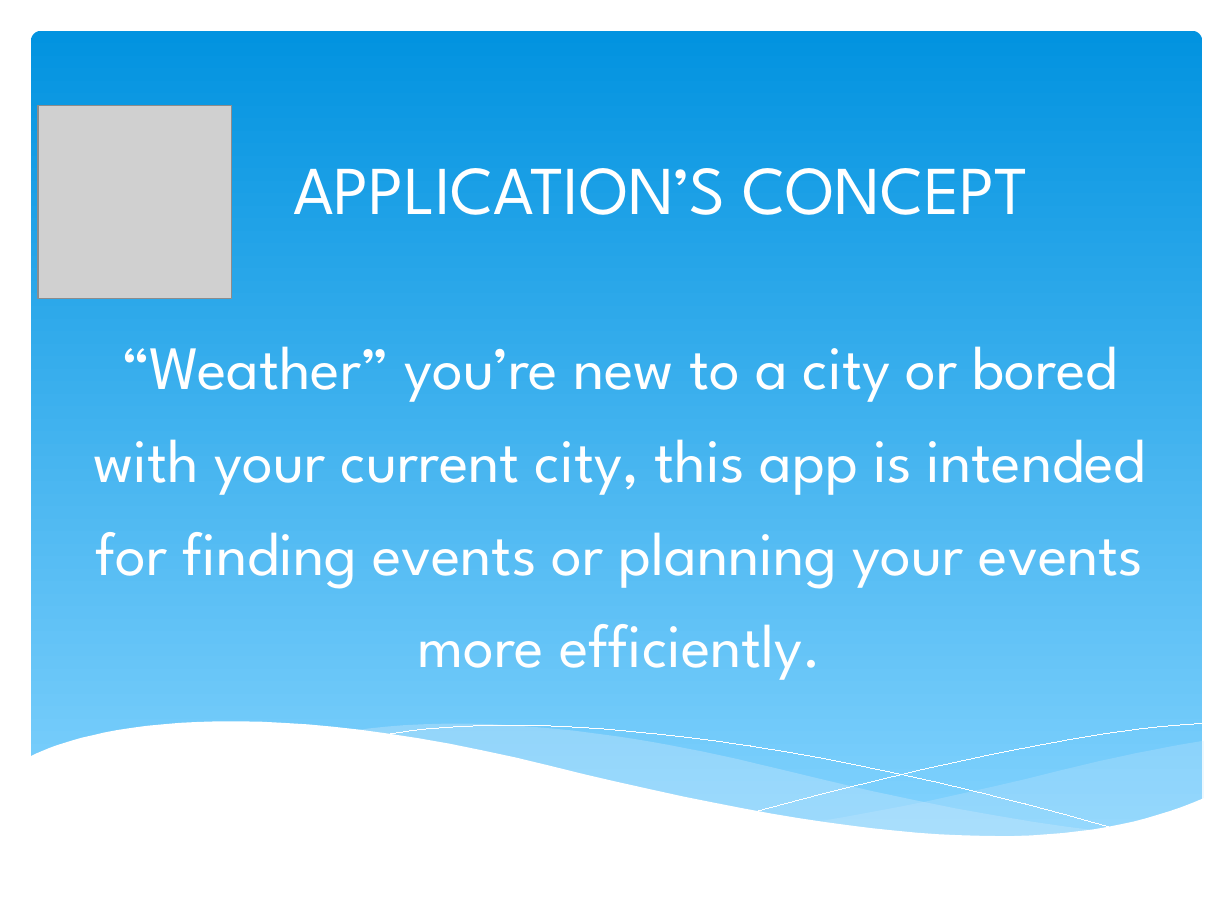
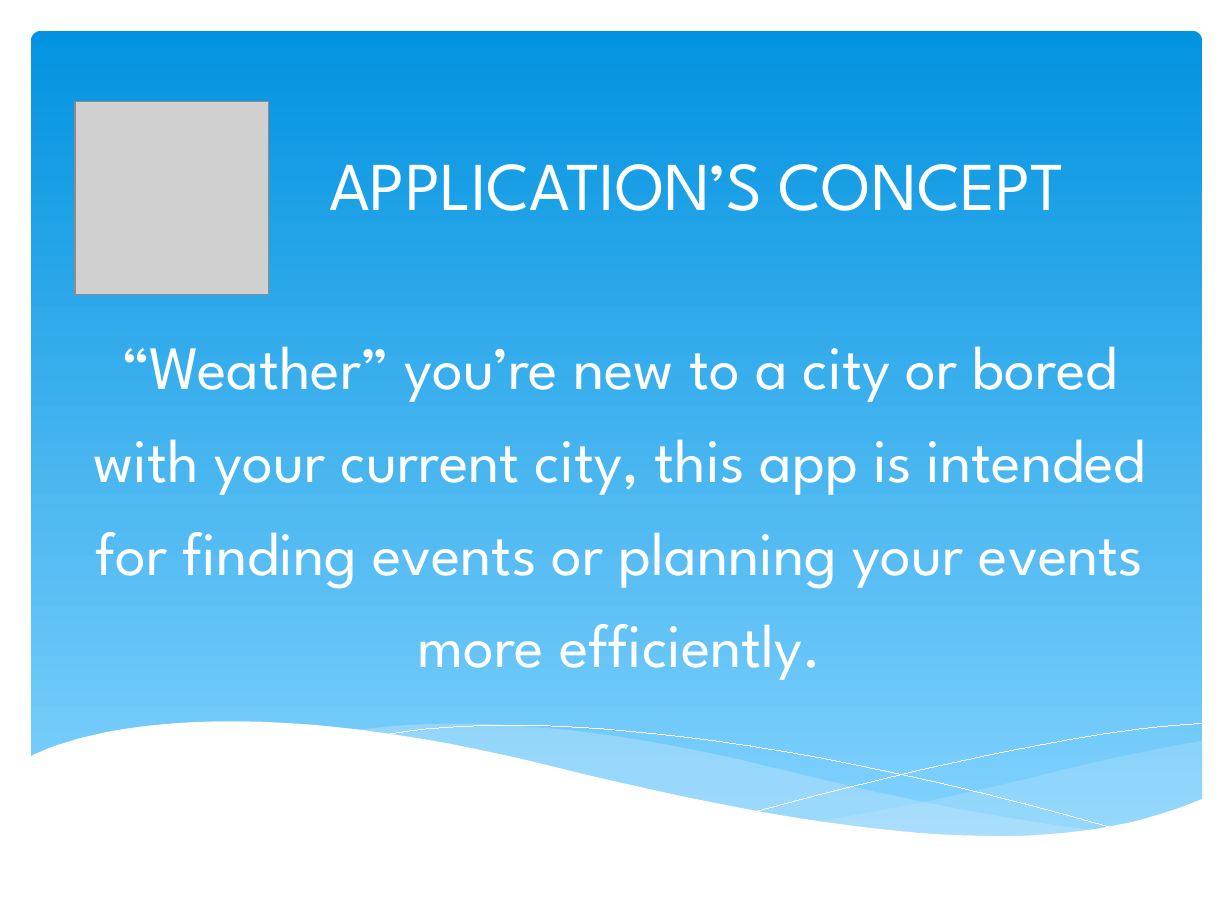
Before and after one commit to BradFabian/weatherEvent, a slide deck: slide 2 of presentation.pptx. Drawn at 1232x924 pixels with LibreOffice and Linux fonts; fonts in the diff are those of the drawing; grey boxes stand for pictures. Boxes give left, top, right and bottom in pixels: in the first picture for what was removed or moved away, otherwise in the second. Text is boxed around its words. In the diff, an @@ line names an element or a change of style, - is before the commit and + after.

```diff
--- a/presentation.pptx
+++ b/presentation.pptx
@@ picture: place and size @@
-picture at box(38, 106, 232, 299)
+picture at box(75, 101, 269, 294)
@@ title "APPLICATION’S CONCEPT": place and size @@
-title "APPLICATION’S CONCEPT" at box(293, 168, 1028, 215)
+title "APPLICATION’S CONCEPT" at box(329, 164, 1064, 211)
```
Also in this commit, not shown: 3 other slides changed, 3 other files.
